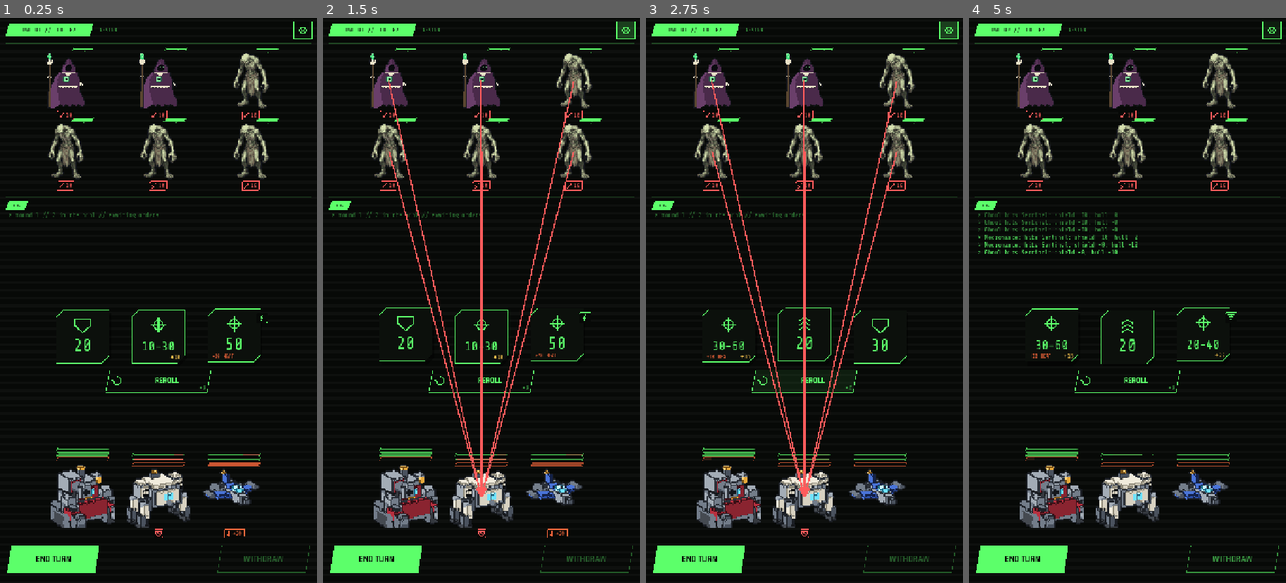
Above: before the commit, frames 1-4 (left to right).
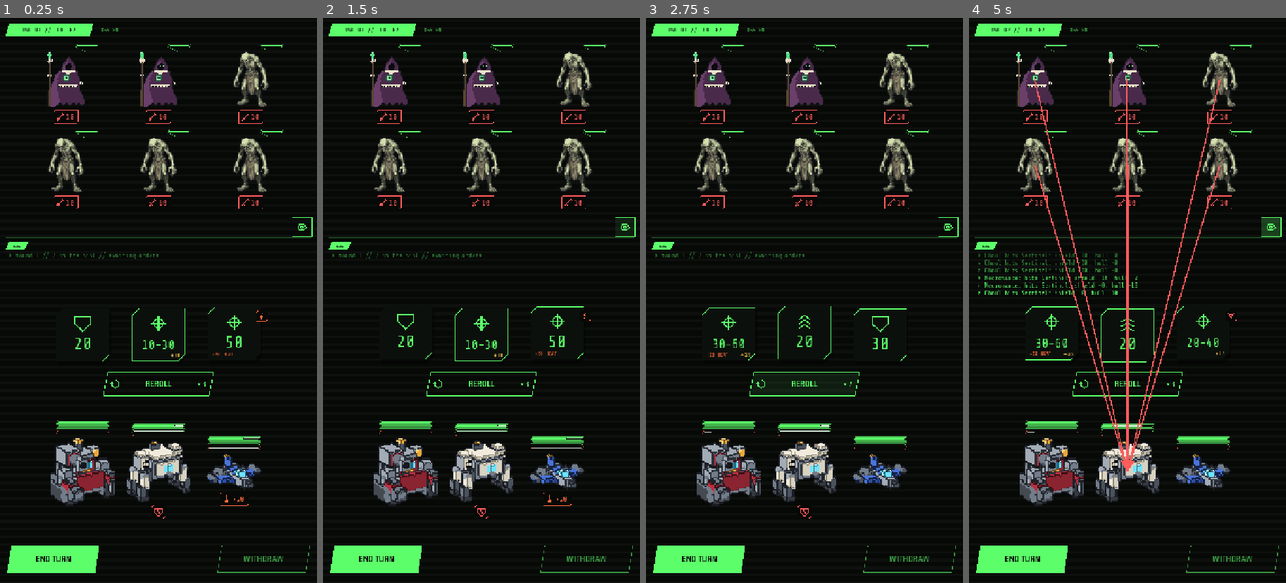
Above: after the commit, the same moments.

Repository: ryanjdmartin/riftgate
Game: Godot game, scene res://game/skirmish/skirmish_screen.tscn
Two runs of this game, one before a commit and one after it. Both use one fixed random seed, a clock stepped at 60 frames per second and the inputs below. This scene is started directly instead of the project's main scene.
Inputs (mouse positions are in pixels of both pictures, inside the frame that each line leads up to; where the layout moved, square brackets give the same spot in the first picture):
- Up to frame 1 (0.25 s): no input
- Up to frame 2 (1.5 s): click (586, 560) at 0.5 s, where only the run after the commit has a clickable "WITHDRAW"; click (624, 227) [627, 29] at 1.25 s
- Up to frame 3 (2.75 s): click "REROLL" at 2 s
- Up to frame 4 (5 s): click "END TURN" at 2.75 s; click "YES" at 3.5 s; click (1270, 227) [1273, 29] at 4.25 s

The runs differ from the first frame. In frame 1, 12% of the frame differs, in the area x 1-99%, y 0-99%; in frame 2, 14%; in frame 3, 14%; in frame 4, 15%, in the area x 1-99%, y 0-91%.

Commit message:
Skirmish third pass, withdraw on round one, sprite auto-fit, italic quotes
From Ryan's second round of playtest notes.

- Eye under the foe formation at the right edge, within reach of what it toggles.
- Reroll: filled arrowhead glyph, centred text, larger count badge, more room above; its
  tooltip and the die codex state that a reroll never repeats a face.
- Foe slots 194 tall so gauges, sprites and chips no longer collide; floating gauges leave
  from the drawing's top-right corner on a leader. Chips (intents, statuses, warnings)
  are 30 px with 18 px glyphs. Mechs centre on their drawings instead of sitting on the
  frame bottom, with room above End turn and Withdraw.
- Pulse overlay is ink white with a dark edge and a slower, shallower pulse, so it reads for
  any colour vision; position on the bar says which way it moves.
- Details pane sizes from its children's minimums, fixing the first-open overflow.
- Labels get left padding: the mono face's H lost its first stem to Label clipping.
- Quotes in Barlow Condensed Medium Italic (OFL, bundled), a real italic.
- Withdraw is open at the start of any round including the first, until a face is spent.
- Keyword chips on dice take an effect colour (burn and overcharge hot, execute red, star
  rift, suppress and chain blue) via Glyphs.colour_for.
- Spriter: render_fit pads the canvas and re-crops so turned models are never clipped; the
  Bulwark's three-quarter turns and map frames have their tracks back.
- Bible: reroll rule must be taught, d4 size and an iconography source added to open
  questions; withdraw row updated.

Tests: 114 tests, 1463 checks, 0 failures.

Co-Authored-By: Claude Fable 5.1 <noreply@anthropic.com>

Diff:
--- a/game/skirmish/skirmish_screen.gd
+++ b/game/skirmish/skirmish_screen.gd
@@ -24,19 +24,20 @@
 const W := 720.0
 const H := 1280.0
 const COL_X := [150.0, 360.0, 570.0]
-const BACK_Y := 72.0
-const FRONT_Y := 232.0
-const SLOT_SIZE := Vector2(150, 160)     # 48x64 foes draw at 2x, chip row beneath
-const MASSIVE_SIZE := Vector2(150, 320)  # 64x96 elites at 2x across both ranks
-const LOG_Y := 416.0
-const LOG_H := 212.0
-const DIE_Y := 660.0
+const BACK_Y := 60.0
+const FRONT_Y := 254.0
+const SLOT_SIZE := Vector2(150, 194)     # floating gauge 18 + 48x64 foe at 2x + chip row 38
+const MASSIVE_SIZE := Vector2(150, 388)  # 64x96 elites at 2x across both ranks
+const EYE_Y := 452.0
+const EYE := 44.0
+const LOG_Y := 508.0
+const LOG_H := 128.0
+const DIE_Y := 656.0
 const DIE_SIZE := 120.0
-const REROLL_Y := 796.0
-const REROLL_SIZE := Vector2(240, 52)
-const EYE := 40.0
-const MECH_Y := 923.0
-const MECH_SIZE := Vector2(150, 257)   # gauges 35 + 48x64 sprite at 3x + chip row 26
+const REROLL_Y := 802.0
+const REROLL_SIZE := Vector2(250, 54)
+const MECH_Y := 892.0
+const MECH_SIZE := Vector2(150, 272)   # gauges 35 + 48x64 sprite at 3x + chip row 38
 const BOTTOM_Y := 1196.0
 const BOTTOM_BTN := Vector2(210, 60)
 const PITCH := 172.0
@@ -150,19 +151,20 @@
 	bg.set_anchors_and_offsets_preset(Control.PRESET_FULL_RECT)
 	add_child(bg)
 
-	# Header: round and pool tag, phase readout beside it, the intent eye at the right edge
-	# where it sits over the formation it concerns.
+	# Header: round and pool tag, phase readout beside it.
 	_header = _tag("", 13, true)
 	_place(_header, Vector2(12, 14), Vector2(200, 28))
 	_sub_label = Hud.label("", 12, Color(Palette.HUD, 0.7), Hud.mono())
 	_place(_sub_label, Vector2(226, 20), Vector2(380, 20))
+	# The intent eye sits right under the formation, at the right edge: toggled often, so it
+	# stays within a thumb's reach of the foes it concerns.
 	_eye = HudButton.new("")
 	_eye.glyph = "eye"
 	_eye.slant_px = 0.0
 	_eye.toggle_mode = true
 	_eye.tooltip_text = "Show every intent arrow"
 	_eye.toggled.connect(_toggle_all_arrows)
-	_place(_eye, Vector2(W - 12 - EYE, 8), Vector2(EYE, EYE))
+	_place(_eye, Vector2(W - 12 - EYE, EYE_Y), Vector2(EYE, EYE))
 
 	# Formation: six slot views, three massive views (hidden until needed). Ranks need no
 	# label; the back rank is the one behind.
@@ -217,7 +219,10 @@
 	# End turn, so a thumb going for one cannot land on the other.
 	_reroll_btn = HudButton.new("REROLL", _on_reroll)
 	_reroll_btn.glyph = "reroll"
-	_reroll_btn.font_size = 18
+	_reroll_btn.font_size = 20
+	_reroll_btn.badge_size = 20
+	_reroll_btn.center_text = true
+	_reroll_btn.tooltip_text = "A reroll never shows the same face twice."
 	_place(_reroll_btn, Vector2(W * 0.5 - REROLL_SIZE.x * 0.5, REROLL_Y), REROLL_SIZE)
 
 	# Mechs: gauges hugging the sprite, three-quarter sprite, chip row beneath.
@@ -614,12 +619,15 @@
 	var width := 440.0 if not faces.is_empty() else 360.0
 	_details.custom_minimum_size = Vector2(width, 0)
 	_details.visible = true
-	_details.reset_size()
+	# Size from the children's minimums now, not from the last frame's layout: the first
+	# open of a differently shaped readout used to keep the previous panel's height.
+	var wanted := _details.get_combined_minimum_size()
+	_details.size = Vector2(width, wanted.y)
 	var pos := near.position + Vector2(near.size.x + 8.0, 0)
 	if pos.x + width > W - 8.0:
 		pos.x = near.position.x - width - 8.0
 	pos.x = clampf(pos.x, 8.0, W - width - 8.0)
-	var height := maxf(_details.size.y, 80.0 + faces.size() * FaceListView.ROW + rows.size() * StatusListView.ROW)
+	var height := wanted.y
 	if pos.y + height > H - 8.0:
 		pos.y = H - 8.0 - height
 	_details.position = pos
@@ -666,7 +674,7 @@
 	var db := ContentDB.load_default()
 	var entry := db.codex_for_unit(ms.unit)
 	entry["title"] = "%s die" % ms.unit.display_name
-	entry["subtitle"] = "D%d // ONE FACE PER HARDPOINT // EACH FACE 1 IN %d PER ROLL" % [ms.die.size(), ms.die.size()]
+	entry["subtitle"] = "D%d // ONE FACE PER HARDPOINT // EACH FACE 1 IN %d PER ROLL // A REROLL NEVER REPEATS A FACE" % [ms.die.size(), ms.die.size()]
 	entry["body"] = ""
 	entry["stats"] = ""
 	entry["faces"] = ms.die.faces.duplicate()
--- a/game/ui/die_face_view.gd
+++ b/game/ui/die_face_view.gd
@@ -163,7 +163,7 @@
 	if not face.label.is_empty():
 		tags.append("star")
 	for i in range(tags.size()):
-		var col := Palette.RIFT if tags[i] == "star" else hud
+		var col := Glyphs.colour_for(tags[i])
 		col.a = (_flicker(i) if animate else 1.0) * (0.45 if spent else 1.0)
 		var chip_rect := Rect2(Vector2(FACE - CHIP.x + RAIL - 2.0, 8.0 + i * TAG_STEP + bob * 0.5), CHIP)
 		Hud.box(self, chip_rect, 4.0, Color(Palette.BG, 0.94), col, 1.0)
--- a/game/ui/glyphs.gd
+++ b/game/ui/glyphs.gd
@@ -81,12 +81,16 @@
 			]), color, width)
 			ci.draw_arc(c, s * 0.3, 0.0, TAU, 16, color, width)
 		"reroll":
-			# A three-quarter circular arrow, clockwise from the top; the head points the way
-			# the arc travels.
-			ci.draw_arc(c, s * 0.8, -PI * 0.5, PI * 1.1, 20, color, width)
-			var tip := c + Vector2(cos(PI * 1.1), sin(PI * 1.1)) * s * 0.8
-			ci.draw_line(tip, tip + Vector2(s * 0.05, s * 0.5), color, width)
-			ci.draw_line(tip, tip + Vector2(-s * 0.5, s * 0.05), color, width)
+			# A three-quarter circular arrow, clockwise from the top, with a filled head
+			# pointing along the arc.
+			var r := s * 0.72
+			var a0 := -PI * 0.45
+			var a1 := PI * 1.0
+			ci.draw_arc(c, r, a0, a1, 24, color, width * 1.15)
+			var p := c + Vector2(cos(a1), sin(a1)) * r
+			var t := Vector2(-sin(a1), cos(a1))
+			var n := Vector2(cos(a1), sin(a1))
+			ci.draw_colored_polygon(PackedVector2Array([p + t * s * 0.5, p + n * s * 0.32, p - n * s * 0.32]), color)
 		# ---- the fantasy set: enemy intents, drawn in the register of the foes, not the HUD
 		"sword":
 			ci.draw_line(c + Vector2(-s * 0.7, s * 0.7), c + Vector2(s * 0.75, -s * 0.75), color, width)
@@ -148,6 +152,23 @@
 			ci.draw_rect(Rect2(c - Vector2(s, s), Vector2(size, size)), color, false, width)
 
 
+## The colour a chip for this glyph takes. Most sit in the HUD colour; effects that mean
+## damage or danger take their own, so a burn reads as fire at a glance and related effects
+## can share a shape in different colours.
+static func colour_for(id: String) -> Color:
+	match id:
+		"burn", "overcharge", "heat":
+			return Palette.HEAT
+		"execute", "skull", "shieldbreak":
+			return Palette.ENEMY
+		"star":
+			return Palette.RIFT
+		"suppress", "chain":
+			return Palette.SHIELD
+		_:
+			return Palette.HUD
+
+
 ## The fantasy-register icon for an enemy action kind.
 static func intent_for(kind: String) -> String:
 	match kind:
--- a/game/ui/hud.gd
+++ b/game/ui/hud.gd
@@ -7,6 +7,7 @@
 const MONO_PATH := "res://art/fonts/ShareTechMono-Regular.ttf"
 const DISPLAY_PATH := "res://art/fonts/Rajdhani-SemiBold.ttf"
 const DISPLAY_BOLD_PATH := "res://art/fonts/Rajdhani-Bold.ttf"
+const QUOTE_PATH := "res://art/fonts/BarlowCondensed-MediumItalic.ttf"
 
 static var _mono: Font = null
 static var _display: Font = null
@@ -34,12 +35,12 @@
 	return _display_bold
 
 
-## The face for quotes. Neither bundled face ships an italic, and a sheared Rajdhani renders
-## badly at small sizes, so quotes are set upright in the display face and marked by their
-## quotation marks and colour instead.
+## The face for quotes: a true italic. Rajdhani ships none and a sheared Rajdhani renders
+## badly, so quotes use Barlow Condensed Medium Italic, a condensed companion in the same
+## register (OFL, bundled).
 static func quote() -> Font:
 	if _quote == null:
-		_quote = display()
+		_quote = _load(QUOTE_PATH)
 	return _quote
 
 
@@ -51,13 +52,19 @@
 	return ThemeDB.fallback_font
 
 
-## A label in one of the HUD faces.
+## A label in one of the HUD faces. Labels clip glyphs at their left edge, and the mono face
+## has glyphs that start left of their origin, so every label gets a few pixels of left
+## padding rather than losing the first stem of an H.
 static func label(text: String, size_px: int, color: Color, font: Font = null) -> Label:
 	var l := Label.new()
 	l.text = text
 	l.add_theme_font_override("font", font if font != null else display())
 	l.add_theme_font_size_override("font_size", size_px)
 	l.add_theme_color_override("font_color", color)
+	var pad := StyleBoxEmpty.new()
+	pad.content_margin_left = 3.0
+	pad.content_margin_right = 3.0
+	l.add_theme_stylebox_override("normal", pad)
 	l.mouse_filter = Control.MOUSE_FILTER_IGNORE
 	return l
 
--- a/game/ui/hud_button.gd
+++ b/game/ui/hud_button.gd
@@ -12,6 +12,8 @@
 var filled: bool = false
 var ghost: bool = false
 var font_size: int = 20
+var badge_size: int = 13
+var center_text: bool = false               # centre the text over the whole button even with a glyph
 var slant_px: float = 10.0
 var mono: bool = false                      # mono face for readout tags
 var color_override: Color = Color(0, 0, 0, 0)   # zero alpha: use the HUD colour
@@ -64,8 +66,10 @@
 			return
 	if not text.is_empty():
 		var tw := font.get_string_size(text, HORIZONTAL_ALIGNMENT_LEFT, -1, font_size).x
-		var tx := cx - tw * 0.5 + (size.y * 0.35 if not glyph.is_empty() else 0.0)
+		var tx := cx - tw * 0.5 + (size.y * 0.35 if (not glyph.is_empty() and not center_text) else 0.0)
 		var ty := size.y * 0.5 + font.get_ascent(font_size) * 0.5 - font.get_descent(font_size) * 0.5
 		draw_string(font, Vector2(tx, ty), text, HORIZONTAL_ALIGNMENT_LEFT, -1, font_size, ink)
 	if not badge.is_empty():
-		draw_string(Hud.mono(), Vector2(0, size.y - 7.0), badge, HORIZONTAL_ALIGNMENT_RIGHT, size.x - 12.0, 13, ink)
+		var bfont := Hud.mono()
+		var by := size.y * 0.5 + bfont.get_ascent(badge_size) * 0.5 - bfont.get_descent(badge_size) * 0.5
+		draw_string(bfont, Vector2(0, by), badge, HORIZONTAL_ALIGNMENT_RIGHT, size.x - 16.0, badge_size, ink)
--- a/game/ui/unit_view.gd
+++ b/game/ui/unit_view.gd
@@ -19,10 +19,13 @@
 
 const HOLD_SECONDS := 0.45
 const DOUBLE_TAP_SECONDS := 0.35
-const STATUS_H := 26.0
-const CHIP_H := 20.0
+const STATUS_H := 38.0
+const CHIP_H := 30.0
+const CHIP_GLYPH := 18.0
+const CHIP_TEXT := 16
 const BAR_H := 8.0
 const BAR_STEP := 11.0
+const FLOAT_BAR_W := 52.0
 
 var display_name: String = ""     # for the codex and readouts; never drawn here
 var is_enemy: bool = false
@@ -68,17 +71,23 @@
 	return maxf(1.0, floorf(minf(size.x / ts.x, avail / ts.y)))
 
 
-## The whole sprite frame, anchored to the bottom of the sprite area.
+## The whole sprite frame, centred in the sprite area so units of different heights line up
+## on their middles. Gauges and chips hug the drawing inside the frame, not the frame.
 func _silhouette() -> Rect2:
 	var top := (_bars_height() + 2.0) if sprite != null else size.y * 0.12 + _bars_height()
 	var avail := size.y - top - STATUS_H
 	if sprite != null:
 		var s := _scale()
 		var ts := sprite.get_size() * s
-		return Rect2(Vector2(floorf((size.x - ts.x) * 0.5), floorf(top + avail - ts.y)), ts)
+		var used := Sprites.used_rect(sprite)
+		# Centre the drawing, not the frame: shift by the frame's own transparent margins.
+		var margin_top := used.position.y * s
+		var margin_bottom := (sprite.get_size().y - used.end.y) * s
+		var y := top + (avail - ts.y) * 0.5 + (margin_bottom - margin_top) * 0.5
+		return Rect2(Vector2(floorf((size.x - ts.x) * 0.5), floorf(y)), ts)
 	var w := size.x * 0.46
 	var h := minf(avail, size.y * (0.78 if massive else 0.62))
-	return Rect2(Vector2((size.x - w) * 0.5, top + avail - h), Vector2(w, h))
+	return Rect2(Vector2((size.x - w) * 0.5, top + (avail - h) * 0.5), Vector2(w, h))
 
 
 ## The opaque part of the drawing on screen: what gauges and chips hug.
@@ -165,19 +174,21 @@
 				_gauge(Rect2(bx, y, bw, BAR_H), b)
 				y += BAR_STEP
 		else:
-			# One small gauge floating at the drawing's top-right.
-			var y := vis.position.y - 12.0
-			var bx := minf(vis.end.x - 30.0, size.x - 54.0)
+			# One small gauge floating off the drawing's top-right corner, on a short leader
+			# that leaves from the corner itself.
+			var bx := minf(vis.end.x - 10.0, size.x - FLOAT_BAR_W - 2.0)
+			var y := vis.position.y - 16.0
+			var corner := Vector2(vis.end.x - 1.0, vis.position.y + 1.0)
+			draw_line(corner, Vector2(bx + 3.0, y + BAR_H), Color(hud, 0.7), 1.0)
 			for b in bars:
-				_gauge(Rect2(bx, y, 52.0, BAR_H), b)
+				_gauge(Rect2(bx, y, FLOAT_BAR_W, BAR_H), b)
 				y -= 10.0
-			Hud.tick(self, Vector2(vis.end.x - 4.0, vis.position.y + 2.0), Color(hud, 0.6))
 
 	# Quiet readout for an empty slot.
 	if not intent.is_empty() and not dead and sprite == null and intent_kind.is_empty():
 		draw_string(mono, Vector2(0, sil.get_center().y + 5.0), "[%s]" % intent, HORIZONTAL_ALIGNMENT_CENTER, size.x, 13, Color(hud, 0.45 if intent_dim else 0.95))
 
-	# The chip row under the sprite: intent first, then statuses, centred.
+	# The chip row under the drawing: intent first, then statuses, centred.
 	if dead:
 		return
 	var chips: Array = []
@@ -191,25 +202,28 @@
 	var total := 0.0
 	for ch in chips:
 		var txt: String = ch[1]
-		var w := 20.0 + (mono.get_string_size(txt, HORIZONTAL_ALIGNMENT_LEFT, -1, 12).x + 6.0 if not txt.is_empty() else 0.0)
+		var w := CHIP_H + (mono.get_string_size(txt, HORIZONTAL_ALIGNMENT_LEFT, -1, CHIP_TEXT).x + 8.0 if not txt.is_empty() else 0.0)
 		widths.append(w)
-		total += w + 4.0
-	total -= 4.0
+		total += w + 6.0
+	total -= 6.0
 	var x := floorf((size.x - total) * 0.5)
-	var cy := sil.end.y + 4.0 + CHIP_H * 0.5
+	var cy := minf(vis.end.y + 6.0, size.y - 2.0) + CHIP_H * 0.5
+	cy = minf(cy, size.y - CHIP_H * 0.5 - 1.0)
 	for i in range(chips.size()):
 		var ch: Array = chips[i]
 		var col: Color = ch[2]
 		var rect := Rect2(x, cy - CHIP_H * 0.5, widths[i], CHIP_H)
-		Hud.box(self, rect, 3.0, Color(Palette.BG, 0.92), col, 1.0)
-		Glyphs.draw(self, ch[0], Vector2(x + 10.0, cy), 12, col, 1.6)
+		Hud.box(self, rect, 4.0, Color(Palette.BG, 0.94), col, 1.2)
+		Glyphs.draw(self, ch[0], Vector2(x + CHIP_H * 0.5, cy), CHIP_GLYPH, col, 2.0)
 		if not ch[1].is_empty():
-			draw_string(mono, Vector2(x + 20.0, cy + 4.0), ch[1], HORIZONTAL_ALIGNMENT_LEFT, -1, 12, col)
-		x += widths[i] + 4.0
-
-
-## A gauge with, when a pending value is given, a pulsing overlay on the part about to change:
-## red where a bar will fall, the bar's own colour where it will rise.
+			draw_string(mono, Vector2(x + CHIP_H - 2.0, cy + CHIP_TEXT * 0.36), ch[1], HORIZONTAL_ALIGNMENT_LEFT, -1, CHIP_TEXT, col)
+		x += widths[i] + 6.0
+
+
+## A gauge with, when a pending value is given, a pulsing overlay on the part about to
+## change. The overlay is ink white with a dark edge, never a hue: it has to read against
+## any bar colour and for any kind of colour vision. Where it sits says which way the bar
+## moves: inside the fill, that much is about to go; past the fill, that much is coming.
 func _gauge(rect: Rect2, b: Array) -> void:
 	var mx := float(maxi(1, int(b[1])))
 	var frac: float = clampf(float(b[0]) / mx, 0.0, 1.0)
@@ -221,7 +235,8 @@
 	var lo := minf(frac, pending)
 	var hi := maxf(frac, pending)
 	var inner := rect.grow(-2.0)
-	var pulse := 0.45 + 0.35 * sin(_t * 6.0)
-	var overlay := Color(Palette.ENEMY if pending < frac else col, pulse)
-	var seg := Rect2(inner.position + Vector2(inner.size.x * lo, 0), Vector2(maxf(2.0, inner.size.x * (hi - lo)), inner.size.y))
-	Hud.fill_poly(self, Hud.slant(seg, 2.4), overlay)
+	var pulse := 0.72 + 0.22 * sin(_t * 2.6)
+	var seg := Rect2(inner.position + Vector2(inner.size.x * lo, 0), Vector2(maxf(3.0, inner.size.x * (hi - lo)), inner.size.y))
+	var pts := Hud.slant(seg, 2.4)
+	Hud.fill_poly(self, pts, Color(Palette.INK, pulse))
+	Hud.stroke_poly(self, pts, Color(Palette.BG, 0.9), 1.0)
--- a/sim/skirmish.gd
+++ b/sim/skirmish.gd
@@ -13,7 +13,7 @@
 ##                       kinetic faces roll their damage here, immediately and visibly
 ##   end_round()         burn ticks, foes act, the dead are cleared, the pool refills,
 ##                       outcome is checked
-##   can_withdraw()      at the start of a round after the first, before any face is spent
+##   can_withdraw()      at the start of any round, before any face is spent
 ##
 ## Numbers are in tens. Enemy damage is static; only the player's kinetic faces roll.
 
@@ -140,12 +140,13 @@
 	return false
 
 
+## Withdraw is open at the start of any round, including the first, until a face is spent.
 func can_withdraw() -> bool:
 	if round == 0:
 		return false
 	if state == State.ROUND_START:
 		return true
-	return state == State.ASSIGN and round > 1 and not any_assigned()
+	return state == State.ASSIGN and not any_assigned()
 
 
 ## Heat the mech's current face will add if it is spent as an attack.
--- a/tests/test_screen.gd
+++ b/tests/test_screen.gd
@@ -222,7 +222,7 @@
 
 func test_withdraw_asks_then_shows_overlay() -> void:
 	var s := _screen(5)
-	assert_true(s._withdraw_btn.disabled, "no withdraw in round one")
+	assert_false(s._withdraw_btn.disabled, "withdraw open at the start of round one")
 	s._end_turn_now()
 	s._on_withdraw()
 	assert_true(s._confirm.visible, "withdraw always asks first")
--- a/tests/test_skirmish.gd
+++ b/tests/test_skirmish.gd
@@ -265,8 +265,10 @@
 	sk.begin()
 	assert_false(sk.can_withdraw(), "not before the first round")
 	sk.start_round()
-	assert_false(sk.can_withdraw(), "not in round one")
-	assert_false(sk.withdraw(), "withdraw refused in round one")
+	assert_true(sk.can_withdraw(), "open at the start of round one, before a face is spent")
+	sk.assign(0, sk.front[0])
+	assert_false(sk.can_withdraw(), "closed once a face is spent")
+	assert_false(sk.withdraw(), "withdraw refused mid-round")
 	sk.end_round()
 	assert_true(sk.can_withdraw(), "between rounds")
 	sk.start_round()
Binary file added: art/fonts/BarlowCondensed-MediumItalic.ttf
Not shown, added: art/fonts/BarlowCondensed-MediumItalic.ttf.import
Not shown, added: art/fonts/OFL-barlowcondensed.txt
Binary file changed: art/mechs/bulwark_combat_front.png
Binary file changed: art/mechs/bulwark_combat_front_left.png
Binary file changed: art/mechs/bulwark_combat_front_right.png
Binary file changed: art/mechs/bulwark_contact.png
Binary file changed: art/mechs/bulwark_map_e.png
Binary file changed: art/mechs/bulwark_map_ne.png
Binary file changed: art/mechs/bulwark_map_nw.png
Binary file changed: art/mechs/bulwark_map_se.png
Binary file changed: art/mechs/bulwark_map_strip.png
(and 23 more such lines)
